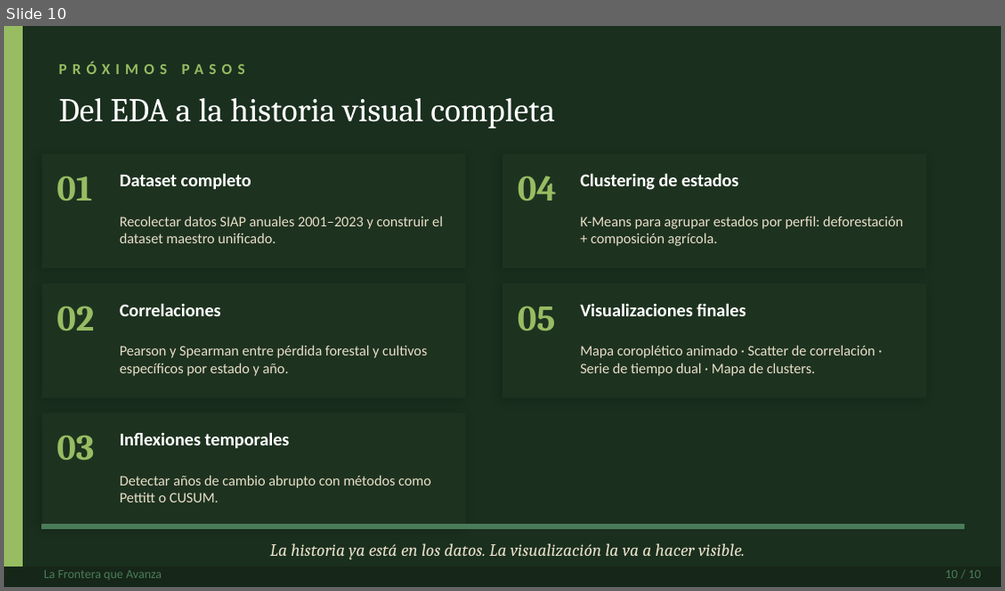
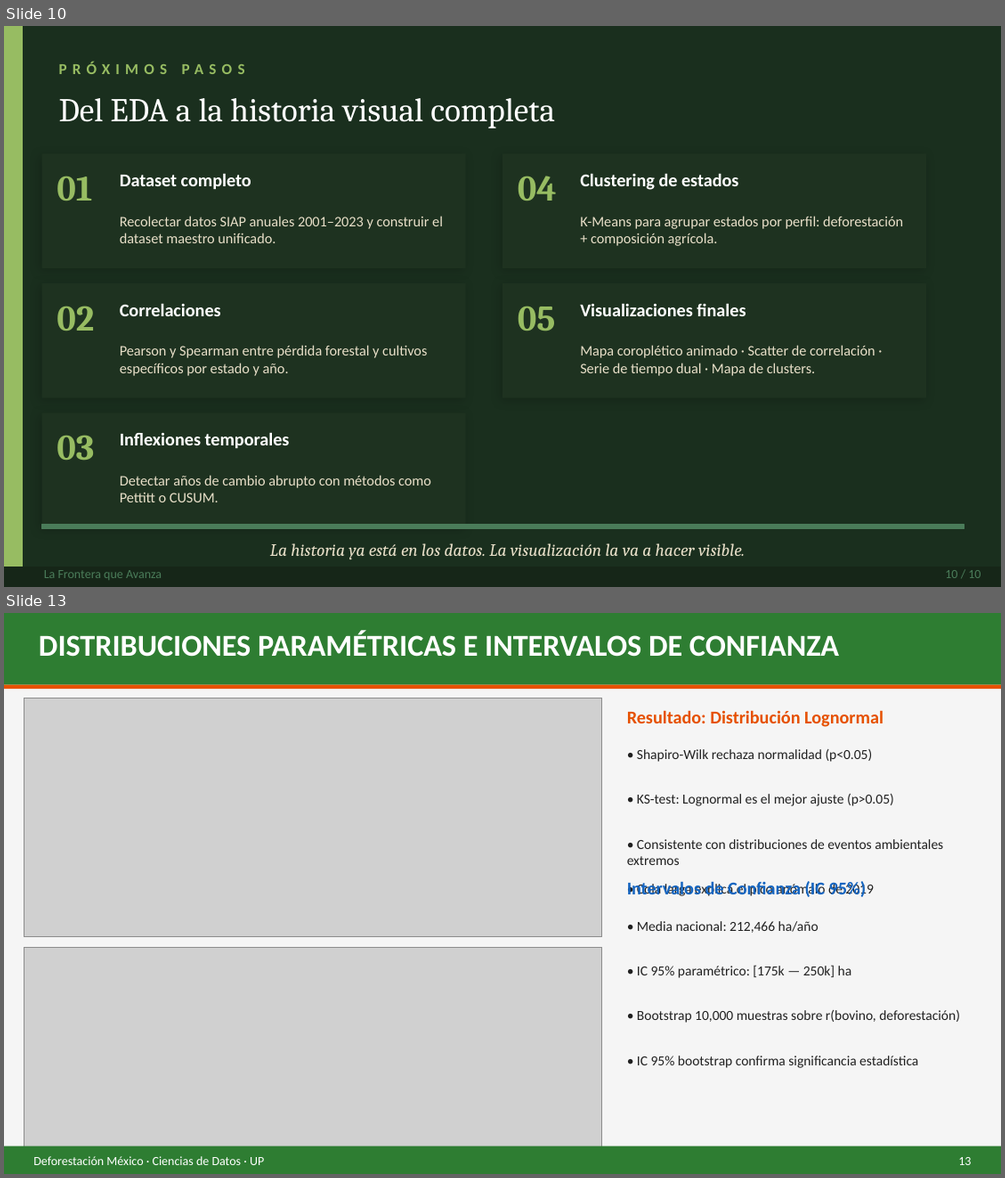
Before and after one commit to YahwthaniMG/Deforestacion_Mexico, a slide deck: Files/presentacion_deforestacion_mexico.pptx. Shown one above the other, each under a label of ours: slide 10 before the commit, slides 10 and 13 after it; the slides between them are not shown. The pictures are 1005x591 and 1005x1178 pixels, drawn with LibreOffice and Linux fonts; fonts in the diff are those of the drawing; grey boxes stand for pictures. Boxes give left, top, right and bottom in pixels: in the first picture for what was removed or moved away, otherwise in the second. Text is boxed around its words. In the diff, an @@ line names an element or a change of style, - is before the commit and + after.

```diff
--- a/Files/presentacion_deforestacion_mexico.pptx
+++ b/Files/presentacion_deforestacion_mexico.pptx
@@ slide 13 added at <box>4,613,1001,1174</box>, background #F5F5F5 @@
@@ rectangle added at <box>4,613,1001,685</box>, fill #2E7D32 @@
@@ text added at <box>39,631,839,657</box>, 22 pt, text #FFFFFF, bold @@
+DISTRIBUCIONES PARAMÉTRICAS E INTERVALOS DE CONFIANZA
@@ rectangle added at <box>4,685,1001,689</box>, fill #E65100 @@
@@ picture added at <box>24,698,602,937</box> @@
@@ text added at <box>627,710,883,727</box>, 13 pt, text #E65100, bold @@
+Resultado: Distribución Lognormal
@@ text added at <box>637,749,873,762</box>, 10 pt, text #212121 @@
+• Shapiro-Wilk rechaza normalidad (p<0.05)
@@ text added at <box>637,794,894,806</box>, 10 pt, text #212121 @@
+• KS-test: Lognormal es el mejor ajuste (p>0.05)
@@ text added at <box>627,839,943,865</box>, 10 pt, text #212121 @@
+• Consistente con distribuciones de eventos ambientales extremos
@@ text added at <box>627,881,866,897</box>, 13 pt, text #1565C0, bold @@
+Intervalos de Confianza (IC 95%)
@@ text added at <box>637,882,842,898</box>, 10 pt, text #212121 @@
+• Cola larga explica el pico anómalo de 2019
@@ text added at <box>637,921,818,933</box>, 10 pt, text #212121 @@
+• Media nacional: 212,466 ha/año
@@ picture added at <box>24,947,602,1146</box> @@
@@ text added at <box>637,965,852,978</box>, 10 pt, text #212121 @@
+• IC 95% paramétrico: [175k — 250k] ha
@@ text added at <box>637,1010,960,1022</box>, 10 pt, text #212121 @@
+• Bootstrap 10,000 muestras sobre r(bovino, deforestación)
@@ text added at <box>637,1055,918,1068</box>, 10 pt, text #212121 @@
+• IC 95% bootstrap confirma significancia estadística
@@ rectangle added at <box>4,1145,1001,1173</box>, fill #2E7D32 @@
@@ text added at <box>33,1156,264,1165</box>, 9 pt, text #FFFFFF @@
+Deforestación México · Ciencias de Datos · UP
@@ text added at <box>958,1157,971,1165</box>, 9 pt, text #FFFFFF @@
+13
```
Also in this commit, not shown: 1 slide changed, 9 other slides added, 1 other file.
